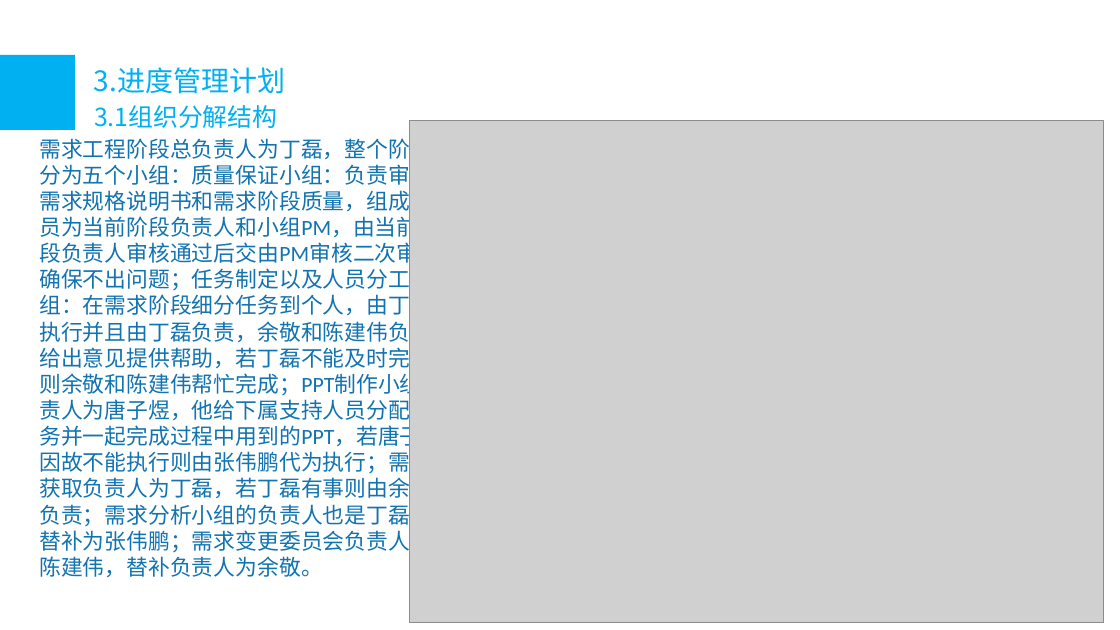
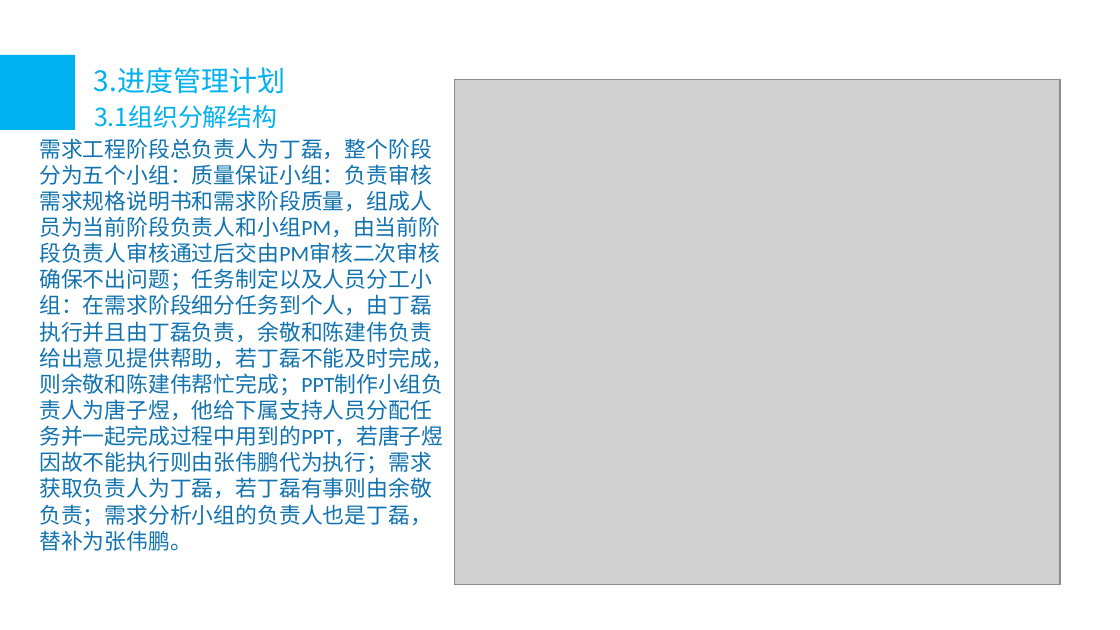
Before and after one commit to tzy502/G16, a slide deck: slide 12 of 需求工程计划/需求工程项目计划PPT.pptx. Drawn at 1120x630 pixels with LibreOffice and Linux fonts; fonts in the diff are those of the drawing; grey boxes stand for pictures; background and template pictures are left out. Boxes give left, top, right and bottom in pixels: in the first picture for what was removed or moved away, otherwise in the second. Text is boxed around its words. In the diff, an @@ line names an element or a change of style, - is before the commit and + after.

```diff
--- a/需求工程计划/需求工程项目计划PPT.pptx
+++ b/需求工程计划/需求工程项目计划PPT.pptx
@@ picture: place and size @@
-picture at (410, 121, 1104, 623)
+picture at (455, 80, 1061, 585)
@@ text at (39, 138, 453, 551): text changed @@
-需求工程阶段总负责人为丁磊，整个阶段分为五个小组：质量保证小组：负责审核需求规格说明书和需求阶段质量，组成人员为当前阶段负责人和小组PM，由当前阶段负责人审核通过后交由PM审核二次审核确保不出问题；任务制定以及人员分工小组：在需求阶段细分任务到个人，由丁磊执行并且由丁磊负责，余敬和陈建伟负责给出意见提供帮助，若丁磊不能及时完成，则余敬和陈建伟帮忙完成；PPT制作小组负责人为唐子煜，他给下属支持人员分配任务并一起完成过程中用到的PPT，若唐子煜因故不能执行则由张伟鹏代为执行；需求获取负责人为丁磊，若丁磊有事则由余敬负责；需求分析小组的负责人也是丁磊，替补为张伟鹏；需求变更委员会负责人为陈建伟，替补负责人为余敬。
+需求工程阶段总负责人为丁磊，整个阶段分为五个小组：质量保证小组：负责审核需求规格说明书和需求阶段质量，组成人员为当前阶段负责人和小组PM，由当前阶段负责人审核通过后交由PM审核二次审核确保不出问题；任务制定以及人员分工小组：在需求阶段细分任务到个人，由丁磊执行并且由丁磊负责，余敬和陈建伟负责给出意见提供帮助，若丁磊不能及时完成，则余敬和陈建伟帮忙完成；PPT制作小组负责人为唐子煜，他给下属支持人员分配任务并一起完成过程中用到的PPT，若唐子煜因故不能执行则由张伟鹏代为执行；需求获取负责人为丁磊，若丁磊有事则由余敬负责；需求分析小组的负责人也是丁磊，替补为张伟鹏。
```
Also in this commit, not shown: 7 other slides changed, 7 slides added, 1 slide removed, 41 other files.
